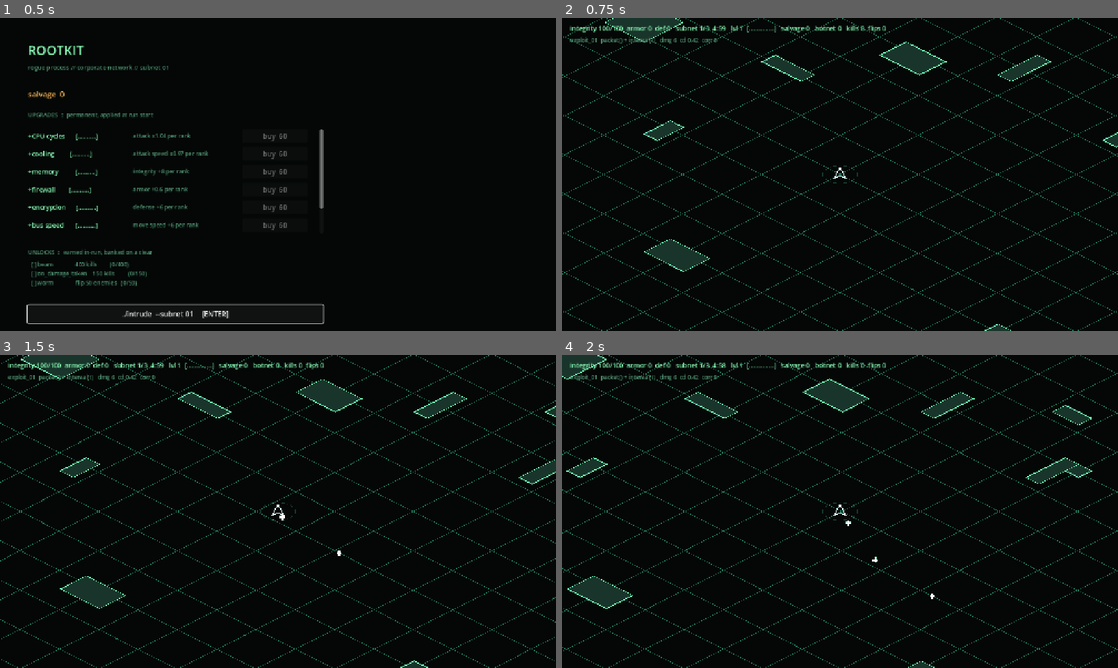
Above: before the commit, frames 1-4 (two rows, left to right).
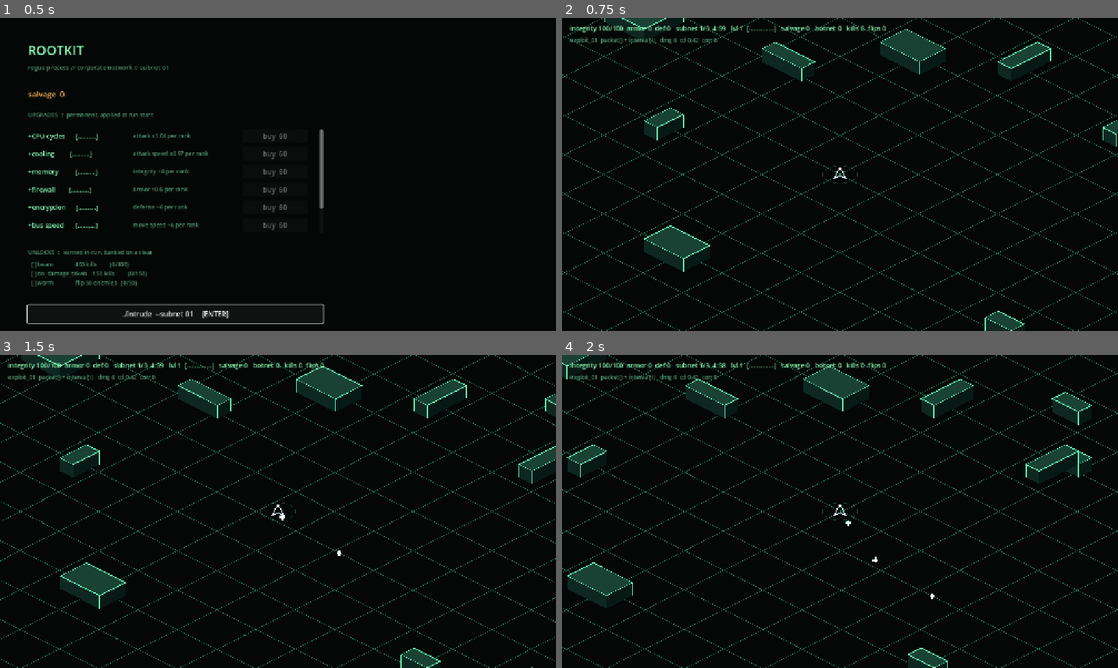
Above: after the commit, the same moments.

Repository: seanperkins/rootkit-game
Game: Godot game, scene res://scenes/main.tscn
Two runs of this game, one before a commit and one after it. Both use one fixed random seed, a clock stepped at 60 frames per second and the inputs below.
Inputs:
- Up to frame 1 (0.5 s): no input
- Up to frame 2 (0.75 s): click "./intrude --subnet 01 [ENTER]" at 0.5 s
- Up to frame 3 (1.5 s): tap Enter at 1.25, 1.35 s; hold D from 1.28 s (still down)
- Up to frame 4 (2 s): keep holding D

Frame 1 is identical in both runs. In frame 2, 3.5% of the frame differs, in the area x 7-100%, y 0-100%; in frame 3, 3.9%; in frame 4, 4.4%, in the area x 0-96%, y 0-100%.

Commit message:
fix: a closed gate is a barrier; draw terrain, gate and walkway with height

Diff:
--- a/scripts/run/run.gd
+++ b/scripts/run/run.gd
@@ -1320,6 +1320,35 @@
 	var half := from_iso(vp * 0.6).abs() + from_iso(Vector2(vp.x, -vp.y) * 0.6).abs()
 	return Rect2(player_pos - half, half * 2.0)
 
+## Terrain heights. The arena slab hangs DEPTH below its surface; these stand
+## above it, so the world reads as one solid object with things on top of it
+## rather than as markings painted on a floor.
+const WALL_HEIGHT := 26.0
+const POST_HEIGHT := 78.0
+
+## One extruded box, drawn with the same face convention as the arena slab in
+## backdrop.gd: the y = max edge is the lit near face and the x = max edge is
+## the darker one turned away. Sharing that convention is what stops a wall
+## looking like it is lit from a different sun than the ground it stands on.
+func _draw_box(r: Rect2, height: float, top: Color, near: Color, side: Color,
+		edge: Color) -> void:
+	var up := Vector2(0.0, -height)
+	var g00 := to_iso(r.position)
+	var g10 := to_iso(Vector2(r.end.x, r.position.y))
+	var g11 := to_iso(r.end)
+	var g01 := to_iso(Vector2(r.position.x, r.end.y))
+	# Faces first, top last, so the top edge reads as the near silhouette.
+	draw_colored_polygon(PackedVector2Array([g01, g11, g11 + up, g01 + up]), near)
+	draw_colored_polygon(PackedVector2Array([g10, g11, g11 + up, g10 + up]), side)
+	draw_colored_polygon(PackedVector2Array([
+		g00 + up, g10 + up, g11 + up, g01 + up]), top)
+	draw_polyline(PackedVector2Array([
+		g00 + up, g10 + up, g11 + up, g01 + up, g00 + up]), edge, 1.5)
+	# The three verticals that read as corners.
+	draw_line(g01, g01 + up, edge, 1.0)
+	draw_line(g11, g11 + up, edge, 1.5)
+	draw_line(g10, g10 + up, edge, 1.0)
+
 func _draw() -> void:
 	var view := _visible_world_rect()
 	# Terrain first, so it sits under every entity.
@@ -1343,20 +1372,17 @@
 		if not view.intersects(tr):
 			continue
 		var kind: int = entry[1]
+		if kind == Terrain.Kind.WALL:
+			_draw_box(tr, WALL_HEIGHT, Color(0.10, 0.26, 0.21),
+				Color(0.055, 0.16, 0.13), Color(0.03, 0.10, 0.085),
+				Color(0.40, 0.95, 0.70))
+			continue
+		# Zones stay FLAT. They are conditions of the floor, not objects on it,
+		# and giving them height would say you can stand behind one.
 		var quad := PackedVector2Array([
-			to_iso(tr.position),
-			to_iso(tr.position + Vector2(tr.size.x, 0)),
-			to_iso(tr.position + tr.size),
-			to_iso(tr.position + Vector2(0, tr.size.y))])
+			to_iso(tr.position), to_iso(Vector2(tr.end.x, tr.position.y)),
+			to_iso(tr.end), to_iso(Vector2(tr.position.x, tr.end.y))])
 		match kind:
-			Terrain.Kind.WALL:
-				# Light enough to read as MASS against a near-black ground. At
-				# 0.05 the fill was indistinguishable from the arena floor and a
-				# wall registered only as its outline, which reads as a marking
-				# on the ground rather than as something you cannot walk through.
-				draw_colored_polygon(quad, Color(0.10, 0.21, 0.17))
-				draw_polyline(quad + PackedVector2Array([quad[0]]),
-					Color(0.45, 1.0, 0.72), 1.5)
 			Terrain.Kind.HAZARD:
 				draw_colored_polygon(quad, Color(1.0, 0.30, 0.28, 0.15))
 			Terrain.Kind.SLOW:
@@ -1364,72 +1390,49 @@
 			Terrain.Kind.CORRUPTION:
 				draw_colored_polygon(quad, Color(0.85, 0.35, 1.0, 0.15))
 
-	# Ground that has fallen away, merged into horizontal row-runs before
-	# drawing. Per-cell quads would be thousands of draw calls across a 6,300
-	# cell grid; runs cut that by roughly an order of magnitude for one extra
-	# loop.
-	if not terrain.voided.is_empty():
-		# Only the rows the camera can see. At 5x the arena this is a few dozen
-		# rows out of two hundred.
-		var vy0 := clampi(terrain.cell_xy(view.position).y, 0, terrain.h - 1)
-		var vy1 := clampi(terrain.cell_xy(view.end).y, 0, terrain.h - 1)
-		var vx0 := clampi(terrain.cell_xy(view.position).x, 0, terrain.w - 1)
-		var vx1 := clampi(terrain.cell_xy(view.end).x, 0, terrain.w - 1)
-		for vy in range(vy0, vy1 + 1):
-			var vx := vx0
-			while vx <= vx1:
-				if terrain.voided[vy * terrain.w + vx] == 0:
-					vx += 1
-					continue
-				var x0 := vx
-				while vx <= vx1 and terrain.voided[vy * terrain.w + vx] != 0:
-					vx += 1
-				var q0 := terrain.origin + Vector2(x0, vy) * Terrain.CELL
-				var q1 := terrain.origin + Vector2(vx, vy + 1) * Terrain.CELL
-				# Near-black, not dark red. At (0.16, 0.02, 0.03) a hole was
-				# almost exactly the colour of the red-tinted floor around it,
-				# so the ground falling away read as nothing at all. A hole
-				# should be the absence of floor, with a hot rim where it is
-				# still coming apart.
-				var quad := PackedVector2Array([
-					to_iso(q0), to_iso(Vector2(q1.x, q0.y)),
-					to_iso(q1), to_iso(Vector2(q0.x, q1.y))])
-				draw_colored_polygon(quad, Color(0.015, 0.0, 0.01, 1.0))
-				draw_polyline(quad + PackedVector2Array([quad[0]]),
-					Color(1.6, 0.35, 0.2, 0.55), 1.5)
-
-	# The way out, lit as TILES on walkable ground rather than a line pointed at
-	# the gate. With a lethal deadline, a line that crosses a wall is a line that
-	# gets people killed.
-	if phase == Phase.CLEARED and _route.size() > 1:
-		var pulse := Time.get_ticks_msec() * 0.0016
-		for k in _route.size():
-			var ci: int = _route[k]
-			var cq := terrain.origin + Vector2(ci % terrain.w, ci / terrain.w) \
-				* Terrain.CELL
-			if not view.has_point(cq):
-				continue
-			var cq1 := cq + Vector2(Terrain.CELL, Terrain.CELL)
-			var travel := fmod(pulse - float(k) * 0.06, 1.0)
-			draw_colored_polygon(PackedVector2Array([
-				to_iso(cq), to_iso(Vector2(cq1.x, cq.y)),
-				to_iso(cq1), to_iso(Vector2(cq.x, cq1.y))]),
-				Color(0.45, 1.6, 1.1, 0.10 + 0.30 * travel))
-
-	# The gate reads as a doorway, not a marker: two posts and a lintel, square
-	# to the way out. A ring said "something is here" and nothing more.
+	# The walkway beyond the gate: floor, then a raised rail either side, so the
+	# way out is visibly somewhere you can go rather than a gap in the dark.
+	if terrain.has_gate and view.intersects(terrain.corridor_rect):
+		var cr := terrain.corridor_rect
+		draw_colored_polygon(PackedVector2Array([
+			to_iso(cr.position), to_iso(Vector2(cr.end.x, cr.position.y)),
+			to_iso(cr.end), to_iso(Vector2(cr.position.x, cr.end.y))]),
+			Color(0.035, 0.085, 0.075))
+		var along := Vector2(absf(terrain.gate_dir.x), absf(terrain.gate_dir.y))
+		var rail := Vector2(along.y, along.x) * 22.0 + along * cr.size
+		_draw_box(Rect2(cr.position, rail.max(Vector2(22, 22))), WALL_HEIGHT,
+			Color(0.08, 0.20, 0.17), Color(0.045, 0.13, 0.11),
+			Color(0.025, 0.08, 0.07), Color(0.30, 0.72, 0.55))
+		_draw_box(Rect2(cr.end - rail.max(Vector2(22, 22)),
+			rail.max(Vector2(22, 22))), WALL_HEIGHT,
+			Color(0.08, 0.20, 0.17), Color(0.045, 0.13, 0.11),
+			Color(0.025, 0.08, 0.07), Color(0.30, 0.72, 0.55))
+
+	# The gate itself: two standing posts and a lintel across them. A ring lay
+	# flat on the ground in a world drawn as solid objects, which is why it read
+	# as a marking rather than as a doorway.
 	if terrain.has_gate:
 		var gside := Vector2(-terrain.gate_dir.y, terrain.gate_dir.x)
-		var m1 := terrain.gate_pos + gside * 74.0
-		var m2 := terrain.gate_pos - gside * 74.0
-		var post := terrain.gate_dir * 30.0
-		var gcol := Color(0.30, 0.45, 0.40)
-		if terrain.gate_open:
-			var gp := 0.65 + 0.35 * sin(Time.get_ticks_msec() * 0.004)
-			gcol = Color(0.55 * gp, 1.9 * gp, 1.2 * gp)
-		draw_line(to_iso(m1 - post), to_iso(m1 + post), gcol, 4.0)
-		draw_line(to_iso(m2 - post), to_iso(m2 + post), gcol, 4.0)
-		draw_line(to_iso(m1), to_iso(m2), gcol, 2.0)
+		var lit := terrain.gate_open
+		var gcol := Color(0.30, 0.50, 0.44)
+		var gtop := Color(0.07, 0.17, 0.15)
+		if lit:
+			var gp := 0.7 + 0.3 * sin(Time.get_ticks_msec() * 0.004)
+			gcol = Color(0.45 * gp, 1.7 * gp, 1.1 * gp)
+			gtop = Color(0.12 * gp, 0.42 * gp, 0.30 * gp)
+		for sgn in [1.0, -1.0]:
+			var centre: Vector2 = terrain.gate_pos \
+				+ gside * (Terrain.CORRIDOR_HALF_WIDTH + 16.0) * sgn
+			_draw_box(Rect2(centre - Vector2(15, 15), Vector2(30, 30)),
+				POST_HEIGHT, gtop, gtop.darkened(0.3), gtop.darkened(0.5), gcol)
+		# The lintel, spanning post top to post top.
+		var up := Vector2(0.0, -POST_HEIGHT)
+		var l1 := to_iso(terrain.gate_pos
+			+ gside * (Terrain.CORRIDOR_HALF_WIDTH + 16.0)) + up
+		var l2 := to_iso(terrain.gate_pos
+			- gside * (Terrain.CORRIDOR_HALF_WIDTH + 16.0)) + up
+		draw_line(l1, l2, gcol, 3.0)
+		draw_line(l1 + Vector2(0, 8), l2 + Vector2(0, 8), gcol.darkened(0.4), 2.0)
 
 	# Shot visuals, oldest fading out. Drawn under the ship.
 	for fx in _fx_line:
--- a/scripts/run/terrain.gd
+++ b/scripts/run/terrain.gd
@@ -39,6 +39,10 @@
 ## "through" is.
 var gate_dir := Vector2.ZERO
 var corridor_end := Vector2.ZERO
+## The walkway beyond the gate, as a rect, so it can be drawn as floor. It is
+## carved into the margin rather than placed as a rect, so nothing else records
+## where it went.
+var corridor_rect := Rect2()
 
 ## The playable arena, which is now SMALLER than the grid. Collapse and wall
 ## placement work in here; the corridor lives outside it.
@@ -99,10 +103,31 @@
 ## is near an edge; solid-outside would reject every one of those spawns and
 ## starve the wave.
 func is_solid(p: Vector2) -> bool:
+	if gate_blocks(p):
+		return true
 	var i := cell_index(p)
 	if i < 0:
 		return false
 	return solid[i] != 0
+
+## A CLOSED gate still has to stop you.
+##
+## The mouth and the corridor beyond it are carved open at generation — that is
+## what makes them visible from the first second and walkable the moment the
+## gate opens. Without this, they were walkable from the first second too, and
+## the whole subnet could be skipped by strolling out.
+##
+## Tested geometrically rather than baked into `solid`, because `solid` is
+## static by design: baking would mean mutating the grid when the gate opens,
+## and the distance field and collapse order are both built off it.
+func gate_blocks(p: Vector2) -> bool:
+	if not has_gate or gate_open:
+		return false
+	var d := p - gate_pos
+	# Only from the gate plane OUTWARD, so the arena side is unaffected.
+	if d.dot(gate_dir) < -CELL * 1.5:
+		return false
+	return absf(d.dot(Vector2(-gate_dir.y, gate_dir.x))) < CORRIDOR_HALF_WIDTH + CELL * 2.0
 
 func zone_at(p: Vector2) -> int:
 	var i := cell_index(p)
@@ -395,6 +420,12 @@
 ## walking into it is walking.
 func _cut_corridor() -> void:
 	var side := Vector2(-gate_dir.y, gate_dir.x)
+	var far := gate_pos + gate_dir * CORRIDOR_LENGTH
+	corridor_rect = Rect2(gate_pos, Vector2.ZERO) \
+		.expand(gate_pos + side * CORRIDOR_HALF_WIDTH) \
+		.expand(gate_pos - side * CORRIDOR_HALF_WIDTH) \
+		.expand(far + side * CORRIDOR_HALF_WIDTH) \
+		.expand(far - side * CORRIDOR_HALF_WIDTH)
 	var steps := int(CORRIDOR_LENGTH / (CELL * 0.5))
 	var across := int(CORRIDOR_HALF_WIDTH / (CELL * 0.5))
 	for k in range(steps + 1):
--- a/tests/test_terrain.gd
+++ b/tests/test_terrain.gd
@@ -310,7 +310,10 @@
 			t.generate(s, sn, Vector2.ZERO)
 			if not t.has_gate:
 				continue
-			if t.is_solid(t.gate_pos) or not _reaches(t, Vector2.ZERO, t.gate_pos):
+			# solid[] not is_solid(): the mouth's CELL is open from generation,
+			# while is_solid additionally reports the shut gate barring it.
+			if t.solid[t.cell_index(t.gate_pos)] != 0 \
+					or not _reaches(t, Vector2.ZERO, t.gate_pos):
 				unreachable += 1
 				continue
 			# On the ARENA's edge — not the grid's, which is a margin away, and
@@ -330,6 +333,14 @@
 	var h := _fresh()
 	h.generate(5, 1, Vector2.ZERO)
 	_check("a fresh gate is closed", h.gate_open, false)
+	# And a closed gate is a wall: the corridor exists from the first second,
+	# so without this the whole subnet could be skipped by walking out.
+	_check("a closed gate bars the way", h.is_solid(h.gate_pos), true)
+	_check("and bars the corridor beyond it",
+		h.is_solid(h.gate_pos + h.gate_dir * 300.0), true)
+	h.gate_open = true
+	_check("an open one does not", h.is_solid(h.gate_pos), false)
+	_check("nor beyond it", h.is_solid(h.gate_pos + h.gate_dir * 300.0), false)
 	finished["the_gate_is_always_reachable"] = true
 
 ## Reuses the test's own flood fill rather than the generator's.
--- a/tools/shot_gate.gd
+++ b/tools/shot_gate.gd
@@ -12,23 +12,12 @@
 	if frames == 20:
 		# Clear the subnet and stand a little way off the gate, so the frame has
 		# the open gate, the wayfinding wash and the HUD note all at once.
-		run.phase = run.Phase.CLEARED
-		run.terrain.gate_open = true
 		run.terrain.build_distance_field()
-		run.collapse_left = run.COLLAPSE_SECONDS * 0.5
 		# Stand just inside the collapse frontier, so the edge of the void is in
 		# frame: safe ground at 0.40 of max distance against a 0.50 threshold.
 		var t = run.terrain
-		# Just INSIDE the frontier, so the edge of the void fills the frame.
-		var want := int(float(t.max_dist) * 0.5) - 3
-		var best := -1
-		for k in t.dist_from_gate.size():
-			if t.dist_from_gate[k] == want:
-				best = k
-				break
-		if best >= 0:
-			run.player_pos = t.origin + Vector2(
-				float(best % t.w) + 0.5, float(best / t.w) + 0.5) * Terrain.CELL
+		var ter = run.terrain
+		run.player_pos = ter.gate_pos - ter.gate_dir * 300.0
 	if frames == 60:
 		root.get_texture().get_image().save_png("/tmp/rootkit_gate.png")
 		return true
